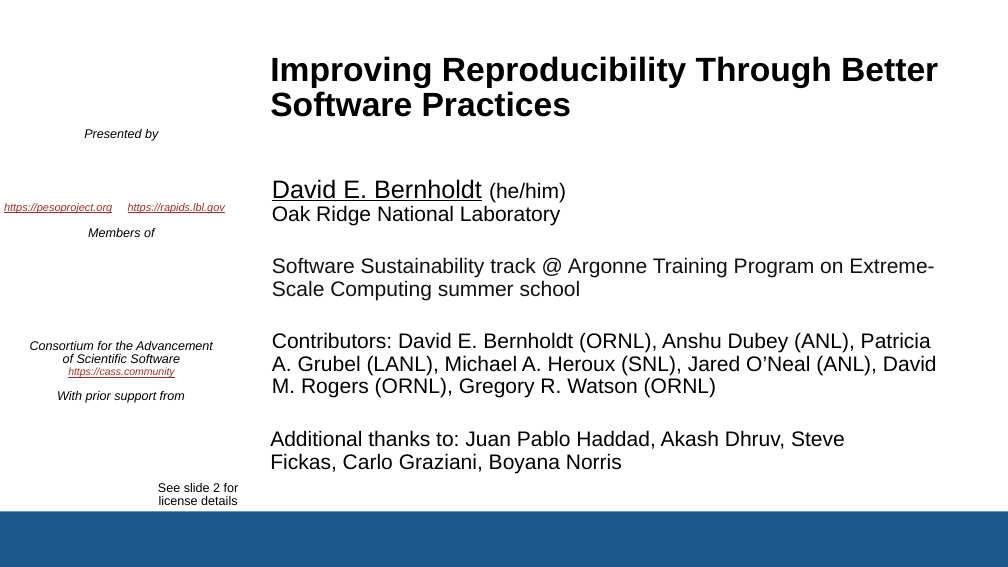
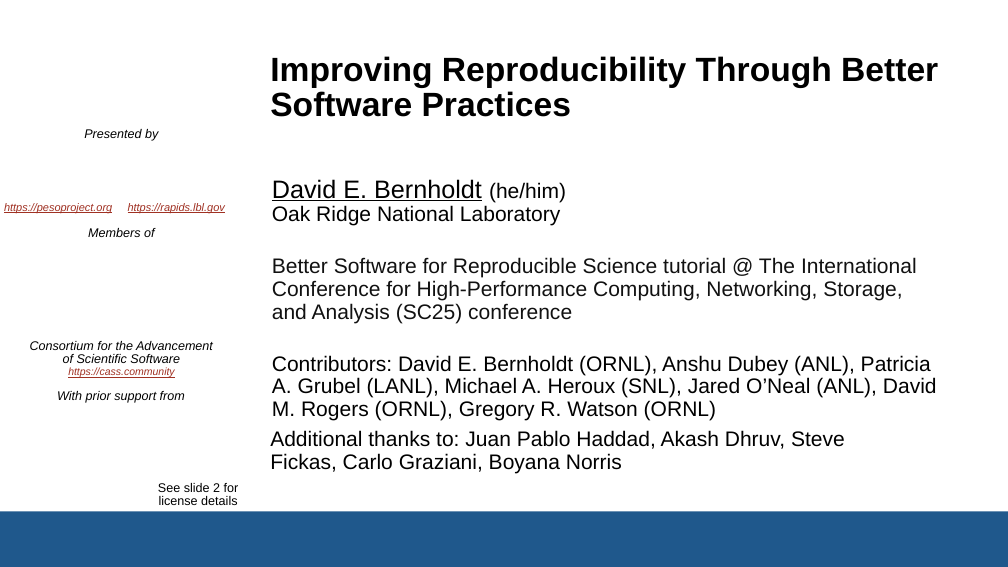
Before and after one commit to bssw-tutorial/presentations, a slide deck: slide 1 of repro-notebooks.pptx. Drawn at 1008x567 pixels with LibreOffice and Linux fonts; fonts in the diff are those of the drawing; background and template pictures are left out. Boxes give left, top, right and bottom in pixels: in the first picture for what was removed or moved away, otherwise in the second. Text is boxed around its words. In the diff, an @@ line names an element or a change of style, - is before the commit and + after.

```diff
--- a/repro-notebooks.pptx
+++ b/repro-notebooks.pptx
@@ subtitle at [272, 257, 917, 323]: text changed @@
-Software Sustainability track @ Argonne Training Program on Extreme-Scale Computing summer school
+Better Software for Reproducible Science tutorial @ The International Conference for High-Performance Computing, Networking, Storage, and Analysis (SC25) conference
```
Also in this commit, not shown: 1 other slide changed, 1 other file.
